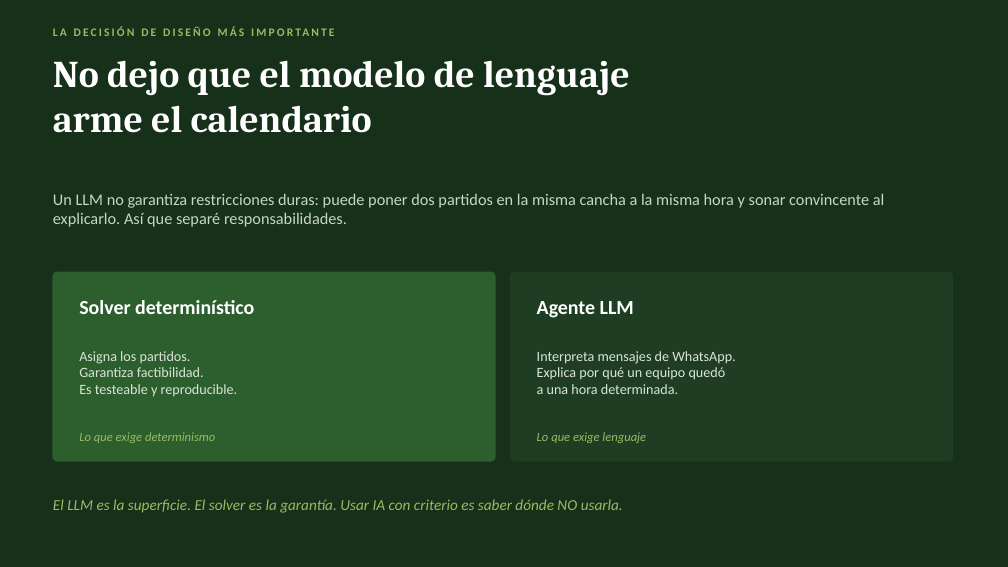
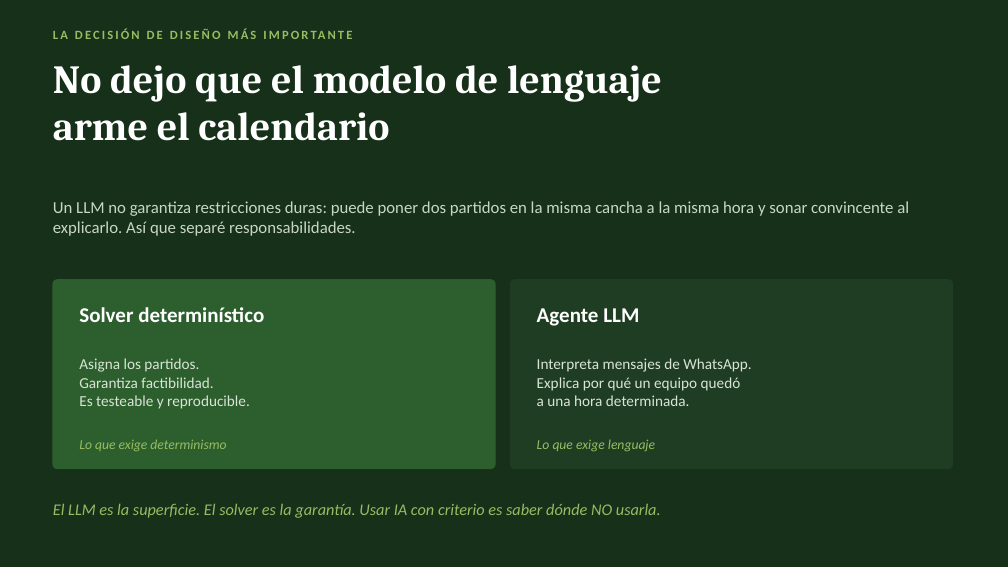
Before and after one commit to Panchoapc/hockey-planner, a slide deck: slide 10 of Caso-Practico-WhereX-Francisco-Pieper.pptx (slide 9 before the commit). Drawn at 1008x567 pixels with LibreOffice and Linux fonts; fonts in the diff are those of the drawing. Boxes give left, top, right and bottom in pixels: in the first picture for what was removed or moved away, otherwise in the second. Text is boxed around its words. In the diff, an @@ line names an element or a change of style, - is before the commit and + after.

```diff
--- a/Caso-Practico-WhereX-Francisco-Pieper.pptx
+++ b/Caso-Practico-WhereX-Francisco-Pieper.pptx
@@ text "LA DECISIÓN DE DISEÑO MÁS ..." at <box>53,23,953,45</box>: size 11 to 12 pt @@
@@ text "No dejo que el modelo ..." at <box>53,65,662,141</box>: size 36 to 38 pt; line spacing 42pt to 45pt @@
@@ text "Un LLM no garantiza restricciones ..." at <box>53,201,909,236</box>: size 15.5 to 16 pt @@
@@ text "Solver determinístico" at <box>79,307,264,322</box>: size 19 to 20 pt @@
@@ 7 texts, 2 rounded rectangles: place and size @@
-7 texts, 2 rounded rectangles at <box>53,193,953,461</box>
+7 texts, 2 rounded rectangles at <box>53,201,953,469</box>
@@ text "Agente LLM" at <box>537,308,639,326</box>: size 19 to 20 pt @@
@@ text "Asigna los partidos." at <box>79,358,250,409</box>: size 13.5 to 14.5 pt @@
@@ text "Interpreta mensajes de WhatsApp." at <box>537,358,751,406</box>: size 13.5 to 14.5 pt @@
@@ text "Lo que exige determinismo" at <box>79,439,226,451</box>: size 12 to 13 pt @@
@@ text "Lo que exige lenguaje" at <box>537,440,655,451</box>: size 12 to 13 pt @@
@@ text "El LLM es la superficie. ..." at <box>53,503,661,518</box>: size 14.5 to 15.5 pt @@
```
Also in this commit, not shown: 8 other slides changed, 9 slides added, 7 slides removed, 1 other file.
